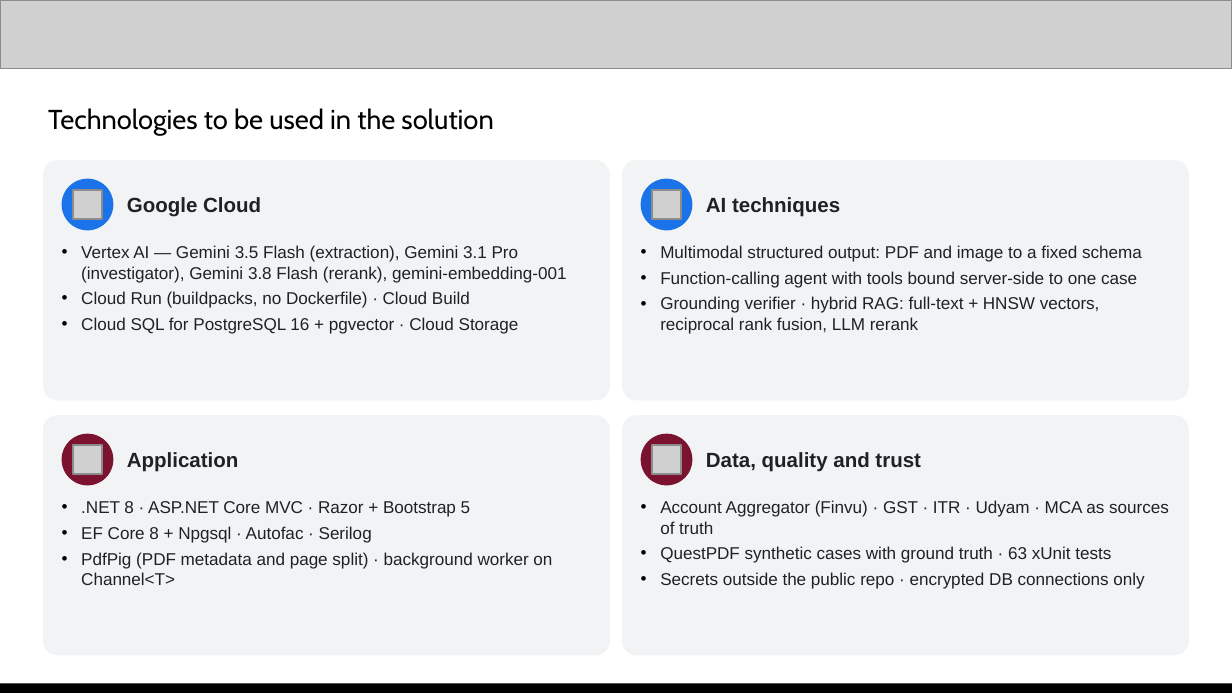
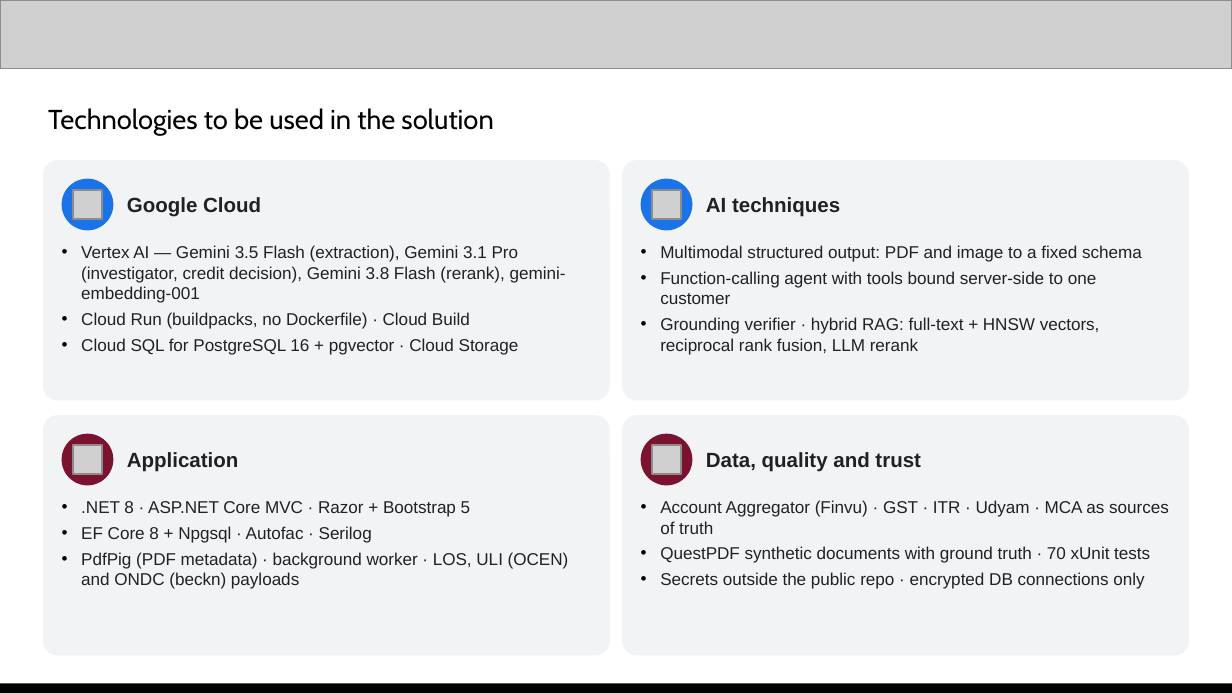
Before and after one commit to abhinavmukwane/FinRiskLensAI-RAG-V2, a slide deck: slide 8 of Doc/FinRiskLens_AI_Builder_Cup_2026.pptx. Drawn at 1232x693 pixels with LibreOffice and Linux fonts; fonts in the diff are those of the drawing; grey boxes stand for pictures. Boxes give left, top, right and bottom in pixels: in the first picture for what was removed or moved away, otherwise in the second. Text is boxed around its words. In the diff, an @@ line names an element or a change of style, - is before the commit and + after.

Commit message:
#Customer-wise only: case pages and Rings page removed; deck and docs to the customer flow
- Case page and Rings page/menu removed; Risk Lens actions moved to RiskLensController (/risk-lens)
- Customer links stay in each Risk Lens Network section, naming the linked customers
- A confirmed finding keeps blocking the loan case; only a dismissed one stops counting
- Deck: team AS FinTech Developer, customer flow, new snapshots; README, architecture, plan and video script updated

```diff
--- a/Doc/FinRiskLens_AI_Builder_Cup_2026.pptx
+++ b/Doc/FinRiskLens_AI_Builder_Cup_2026.pptx
@@ text at (x1=81, y1=245, x2=566, y2=303): text changed @@
-• Vertex AI — Gemini 3.5 Flash (extraction), Gemini 3.1 Pro (investigator), Gemini 3.8 Flash (rerank), gemini-embedding-001
+• Vertex AI — Gemini 3.5 Flash (extraction), Gemini 3.1 Pro (investigator, credit decision), Gemini 3.8 Flash (rerank), gemini-embedding-001
@@ text at (x1=660, y1=271, x2=1097, y2=304): text changed @@
-• Function-calling agent with tools bound server-side to one case
+• Function-calling agent with tools bound server-side to one customer
@@ text at (x1=81, y1=552, x2=569, y2=589): text changed @@
-• PdfPig (PDF metadata and page split) · background worker on Channel<T>
+• PdfPig (PDF metadata) · background worker · LOS, ULI (OCEN) and ONDC (beckn) payloads
@@ text at (x1=660, y1=546, x2=1150, y2=563): text changed @@
-• QuestPDF synthetic cases with ground truth · 63 xUnit tests
+• QuestPDF synthetic documents with ground truth · 70 xUnit tests
```
Also in this commit, not shown: 14 other slides changed, 2 slides removed, 25 other files.
